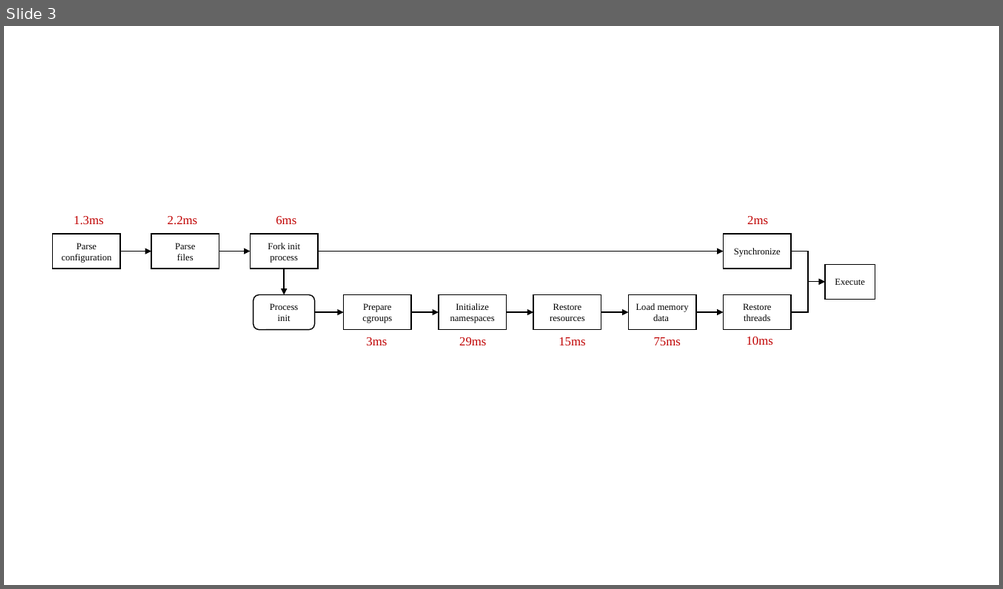
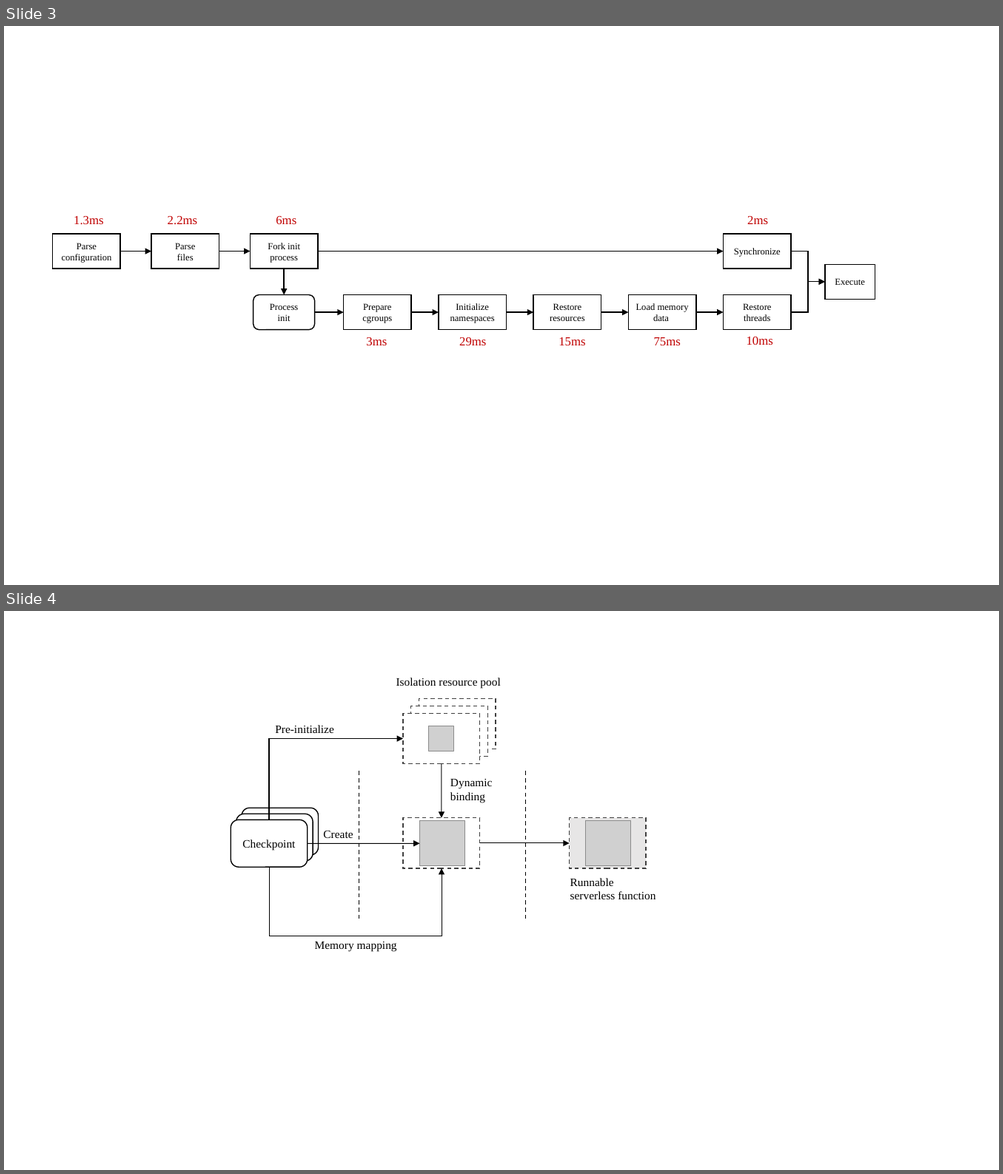
Before and after one commit to YLonely/paper-ServerlessStartupBoost, a slide deck: figures.pptx. Shown one above the other, each under a label of ours: slide 3 before the commit, slides 3 and 4 after it. The pictures are 1003x589 and 1003x1174 pixels, drawn with LibreOffice and Linux fonts; fonts in the diff are those of the drawing; grey boxes stand for pictures. Boxes give left, top, right and bottom in pixels: in the first picture for what was removed or moved away, otherwise in the second. Text is boxed around its words. In the diff, an @@ line names an element or a change of style, - is before the commit and + after.

```diff
--- a/figures.pptx
+++ b/figures.pptx
@@ slide 4 added at <box>4,611,999,1170</box>, background #FFFFFF @@
@@ text added at <box>396,678,500,688</box>, 11 pt, text #000000 @@
+Isolation resource pool
@@ elbow arrow added from (269, 820) to (403, 738), #000000 0.75 pt @@
@@ text added at <box>275,725,334,733</box>, 11 pt, text #000000 @@
+Pre-initialize
@@ group added at <box>403,698,495,764</box>: 3 rectangles, 1 picture @@
@@ arrow added from (441, 764) to (441, 818), #000000 0.75 pt @@
@@ line added from (359, 772) to (359, 919), #000000 1 pt dashed @@
@@ text added at <box>450,779,492,803</box>, 11 pt, text #000000 @@
+Dynamic
+binding
@@ line added from (526, 772) to (526, 919), #000000 1 pt dashed @@
@@ rounded rectangle added at <box>242,808,318,855</box>, fill #FFFFFF, outline #000000 1 pt @@
@@ rounded rectangle added at <box>231,820,307,867</box>, fill #FFFFFF, outline #000000 1 pt, 11 pt, text #000000 @@
+Checkpoint
@@ rounded rectangle added at <box>236,814,313,861</box>, fill #FFFFFF, outline #000000 1 pt @@
@@ text added at <box>323,830,353,838</box>, 11 pt, text #000000 @@
+Create
@@ rectangle added at <box>403,818,480,869</box>, fill #FFFFFF, outline #404040 1 pt dashed @@
@@ picture added at <box>420,821,465,867</box> @@
@@ rectangle added at <box>569,818,646,869</box>, fill #E7E6E6, outline #404040 1 pt dashed @@
@@ picture added at <box>586,821,632,867</box> @@
@@ arrow added from (307, 844) to (420, 844), #000000 0.75 pt @@
@@ arrow added from (480, 843) to (569, 843), #000000 0.75 pt @@
@@ elbow arrow added from (269, 867) to (441, 869), #000000 0.75 pt @@
@@ text added at <box>570,878,655,900</box>, 11 pt, text #000000 @@
+Runnable
+serverless function
@@ text added at <box>315,942,397,952</box>, 11 pt, text #000000 @@
+Memory mapping
```
Also in this commit, not shown: 3 other slides added, 19 other files.
